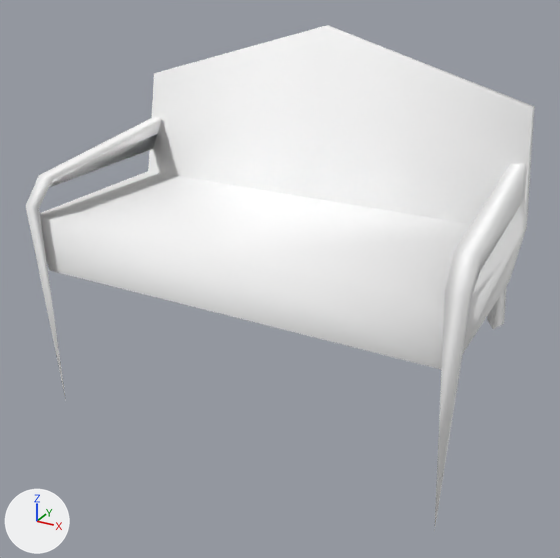
A saved change to the glTF model public/3d/item/model__item__room.ofs_3044_0/3044IMRL02_05.gltf.
Rendered twice from a 50 mm lens placed at (1.49, -2.68, 1.52), pointed at (0.04, -0.05, 0.21). Arrows for +X, +Y and +Z are at lower left; the lights stay in place. The older version comes first.

In view in the first picture: '3044IMRL02_05'.
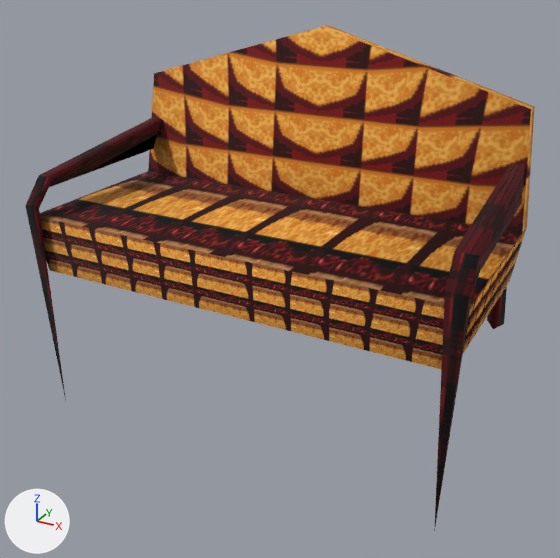
Changed parts and their boxes (x1, y1, x2, y2) in the pictures (560 x 558 px):
'3044IMRL02_05', surface changed (darker)
    both: (26, 25, 535, 532)

What changed in the scene script:
```text
Add img_imrl02_05_0:
    img_imrl02_05_0 = load_image('imrl02_05_0', '_unpacked/imrl02_05_0', 64, 32, 'sRGB')
Add img_imrl02_05_2:
    img_imrl02_05_2 = load_image('imrl02_05_2', '_unpacked/imrl02_05_2', 32, 32, 'sRGB')
Add img_imrl02_05_1:
    img_imrl02_05_1 = load_image('imrl02_05_1', '_unpacked/imrl02_05_1', 32, 32, 'sRGB')
Change mat_imrl02_05_1:
    remove mat_imrl02_05_1.base_color = (1.0, 1.0, 1.0)  # white #ffffff
    add mat_imrl02_05_1.texture = img_imrl02_05_1
Change mat_imrl02_05_2:
    remove mat_imrl02_05_2.base_color = (1.0, 1.0, 1.0)  # white #ffffff
    add mat_imrl02_05_2.texture = img_imrl02_05_2
Change mat_imrl02_05_0:
    remove mat_imrl02_05_0.base_color = (1.0, 1.0, 1.0)  # white #ffffff
    add mat_imrl02_05_0.texture = img_imrl02_05_0
```
